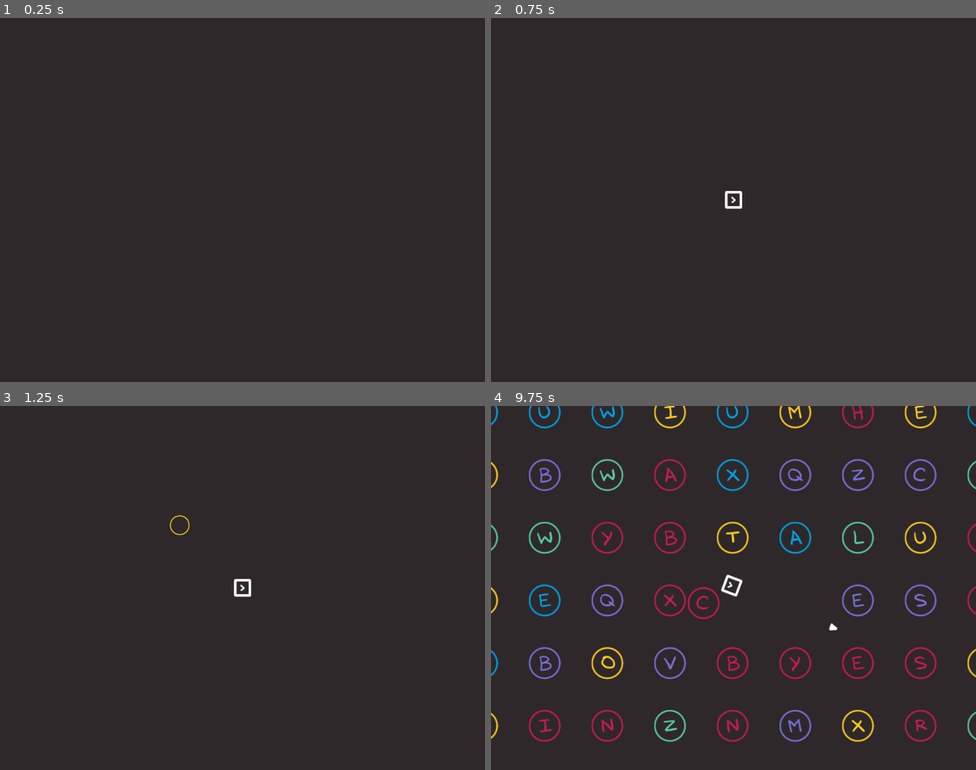
Above: before the commit, frames 1-4 (two rows, left to right).
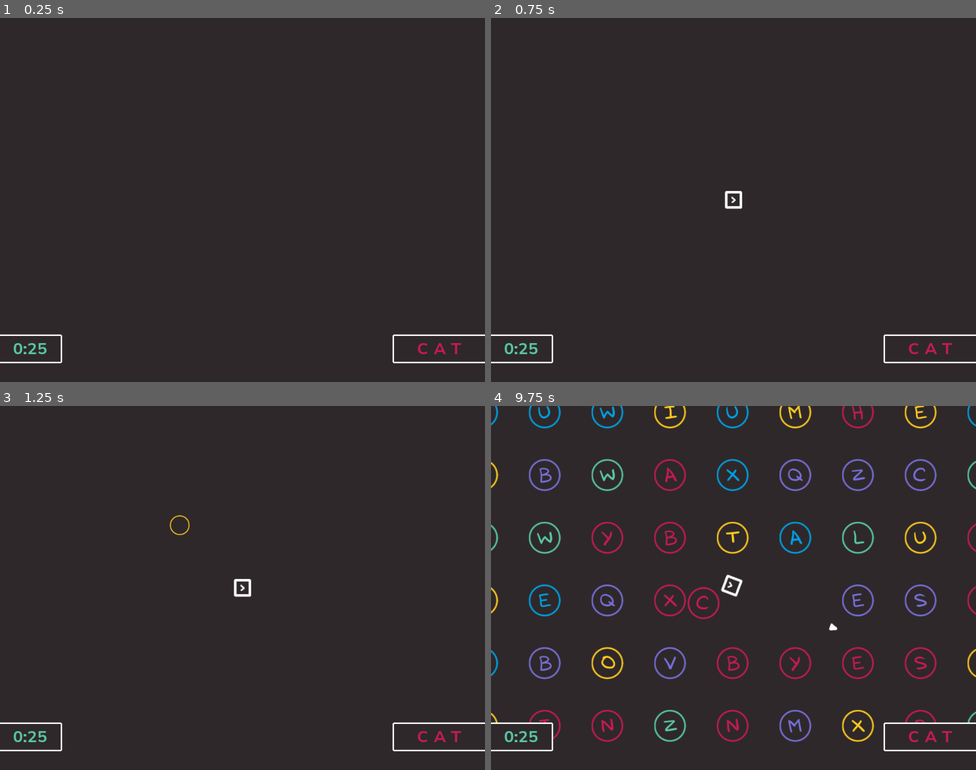
Above: after the commit, the same moments.

Repository: gontzalve/SSLS
Game: Godot game, scene res://scenes/game/main/main.tscn
Two runs of this game, one before a commit and one after it. Both use one fixed random seed, a clock stepped at 60 frames per second and the inputs below.
Inputs (mouse positions are in pixels of both pictures, inside the frame that each line leads up to):
- Up to frame 1 (0.25 s): no input
- Up to frame 2 (0.75 s): tap Enter at 0.5 s; move the mouse to (840, 181) at 0.52 s; hold D (move_right) from 0.53 s (still down); click (840, 181) at 0.6 s
- Up to frame 3 (1.25 s): keep holding D (move_right)
- Up to frame 4 (9.75 s): move the mouse to (636, 606) at 1.27 s; release D (move_right) at 1.28 s; hold S (move_down) 1.28-2.03 s; tap Mouse wheel up (zoom_in) every 2.25 s from 1.35 to 8.1 s; move the mouse to (782, 507) at 2.02 s; hold D (move_right) 2.03-2.78 s; tap Mouse wheel down (zoom_out) every 2.25 s from 2.1 to 8.85 s; move the mouse to (709, 660) at 2.77 s; hold W (move_up) 2.78-3.53 s; click (709, 660) at 2.85 s; move the mouse to (879, 642) at 3.52 s; hold A (move_left) 3.53-5.03 s; move the mouse to (588, 533) at 4.27 s; move the mouse to (757, 588) at 5.02 s; hold S (move_down) 5.03-5.78 s; click (757, 588) at 5.1 s; move the mouse to (660, 497) at 5.77 s; hold D (move_right) 5.78-6.53 s; move the mouse to (840, 569) at 6.52 s; hold W (move_up) 6.53-7.28 s; move the mouse to (636, 606) at 7.27 s; hold D (move_right) 7.28-8.03 s; click (636, 606) at 7.35 s; tap Space at 8 s; move the mouse to (782, 507) at 8.02 s; hold S (move_down) 8.03-8.78 s; move the mouse to (709, 660) at 8.77 s; hold A (move_left) 8.78-9.53 s; move the mouse to (879, 642) at 9.52 s; hold W (move_up) from 9.53 s (still down); click (879, 642) at 9.6 s

The runs differ from the first frame. In frame 1, 0.6% of the frame differs, in the area x 0-100%, y 86-95%; in frame 2, 0.6%; in frame 3, 0.6%; in frame 4, 0.8%.

Commit message:
Add UI node in main scene

Diff:
--- a/scenes/game/main/main.tscn
+++ b/scenes/game/main/main.tscn
@@ -6,6 +6,7 @@
 [ext_resource type="PackedScene" uid="uid://duqk6nnpkjlh1" path="res://scenes/game/levels/level_controller.tscn" id="4_1xhwx"]
 [ext_resource type="PackedScene" uid="uid://iv5glvthjnbv" path="res://scenes/game/cursor/game_cursor.tscn" id="5_k0t3l"]
 [ext_resource type="PackedScene" uid="uid://ci2uqol5tximj" path="res://scenes/game/bullet/bullet_factory.tscn" id="6_3vl2v"]
+[ext_resource type="PackedScene" uid="uid://bqchfuronsb2w" path="res://scenes/game/ui/ui.tscn" id="7_lcbm8"]
 
 [node name="main" type="Node2D"]
 script = ExtResource("1_e8hqi")
@@ -25,3 +26,5 @@
 
 [node name="BulletFactory" parent="." instance=ExtResource("6_3vl2v")]
 unique_name_in_owner = true
+
+[node name="UI" parent="." instance=ExtResource("7_lcbm8")]
--- /dev/null
+++ b/scenes/game/ui/ui.tscn
@@ -0,0 +1,57 @@
+[gd_scene load_steps=7 format=3 uid="uid://bqchfuronsb2w"]
+
+[ext_resource type="Theme" uid="uid://7fmata4vfx8n" path="res://themes/theme_ui.tres" id="1_pxa60"]
+[ext_resource type="StyleBox" uid="uid://de68smf7ix6rq" path="res://themes/theme_rectangle.tres" id="2_qino0"]
+[ext_resource type="FontFile" uid="uid://cgti1yvcveiqx" path="res://fonts/NunitoSans_7pt-Bold.ttf" id="3_y3ykx"]
+
+[sub_resource type="LabelSettings" id="LabelSettings_eros4"]
+font = ExtResource("3_y3ykx")
+font_size = 32
+font_color = Color(0.34902, 0.788235, 0.647059, 1)
+
+[sub_resource type="FontVariation" id="FontVariation_avknh"]
+
+[sub_resource type="LabelSettings" id="LabelSettings_rfpsc"]
+font = ExtResource("3_y3ykx")
+font_size = 32
+font_color = Color(0.772549, 0.105882, 0.329412, 1)
+
+[node name="UI" type="CanvasLayer"]
+
+[node name="TimerContainer" type="PanelContainer" parent="."]
+anchors_preset = 2
+anchor_top = 1.0
+anchor_bottom = 1.0
+offset_top = -91.0
+offset_right = 120.0
+offset_bottom = -40.0
+grow_vertical = 0
+theme = ExtResource("1_pxa60")
+theme_override_styles/panel = ExtResource("2_qino0")
+
+[node name="TimerLabel" type="Label" parent="TimerContainer"]
+layout_mode = 2
+text = "0:25"
+label_settings = SubResource("LabelSettings_eros4")
+horizontal_alignment = 1
+
+[node name="LevelWordContainer" type="PanelContainer" parent="."]
+anchors_preset = 3
+anchor_left = 1.0
+anchor_top = 1.0
+anchor_right = 1.0
+anchor_bottom = 1.0
+offset_left = -180.0
+offset_top = -91.0
+offset_bottom = -40.0
+grow_horizontal = 0
+grow_vertical = 0
+theme = ExtResource("1_pxa60")
+theme_override_styles/panel = ExtResource("2_qino0")
+
+[node name="LevelWordLabel" type="Label" parent="LevelWordContainer"]
+layout_mode = 2
+theme_override_fonts/font = SubResource("FontVariation_avknh")
+text = "C A T"
+label_settings = SubResource("LabelSettings_rfpsc")
+horizontal_alignment = 1
Not shown: 1 places in scenes/game/main/main.tscn that only renumber resources
